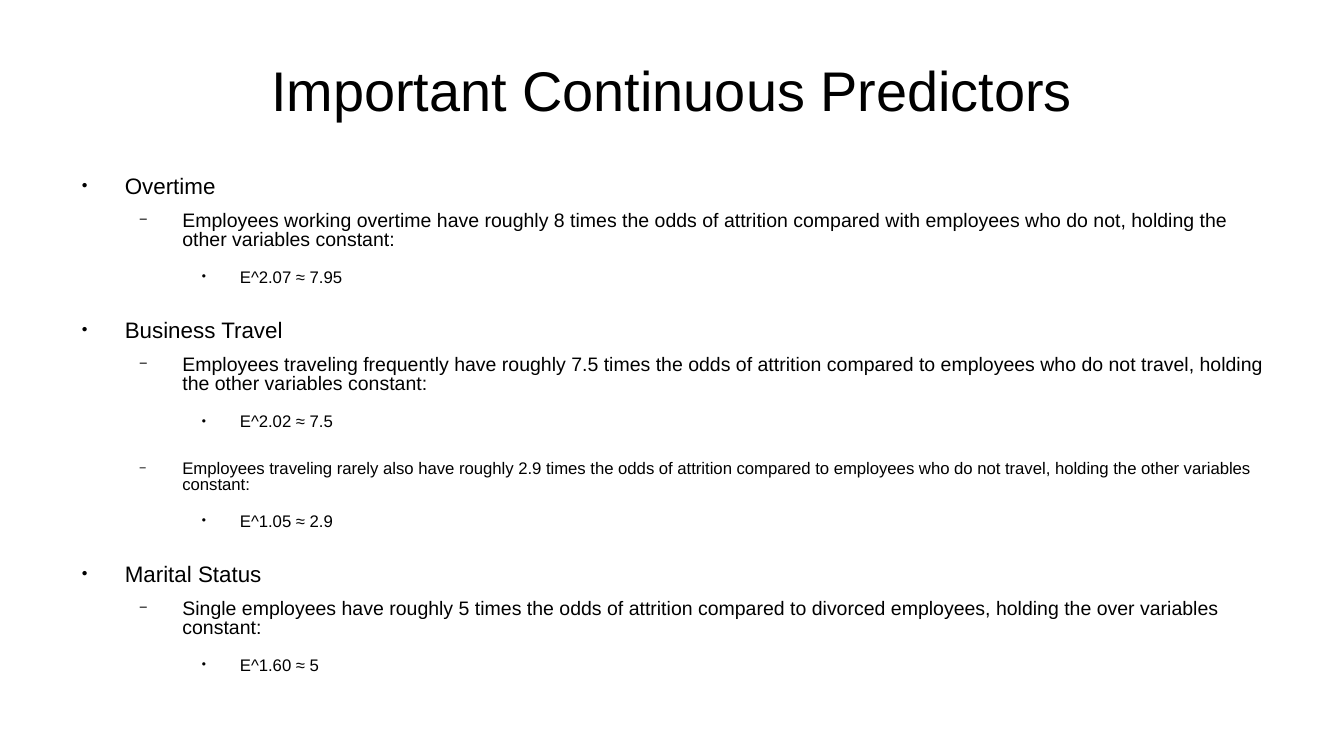
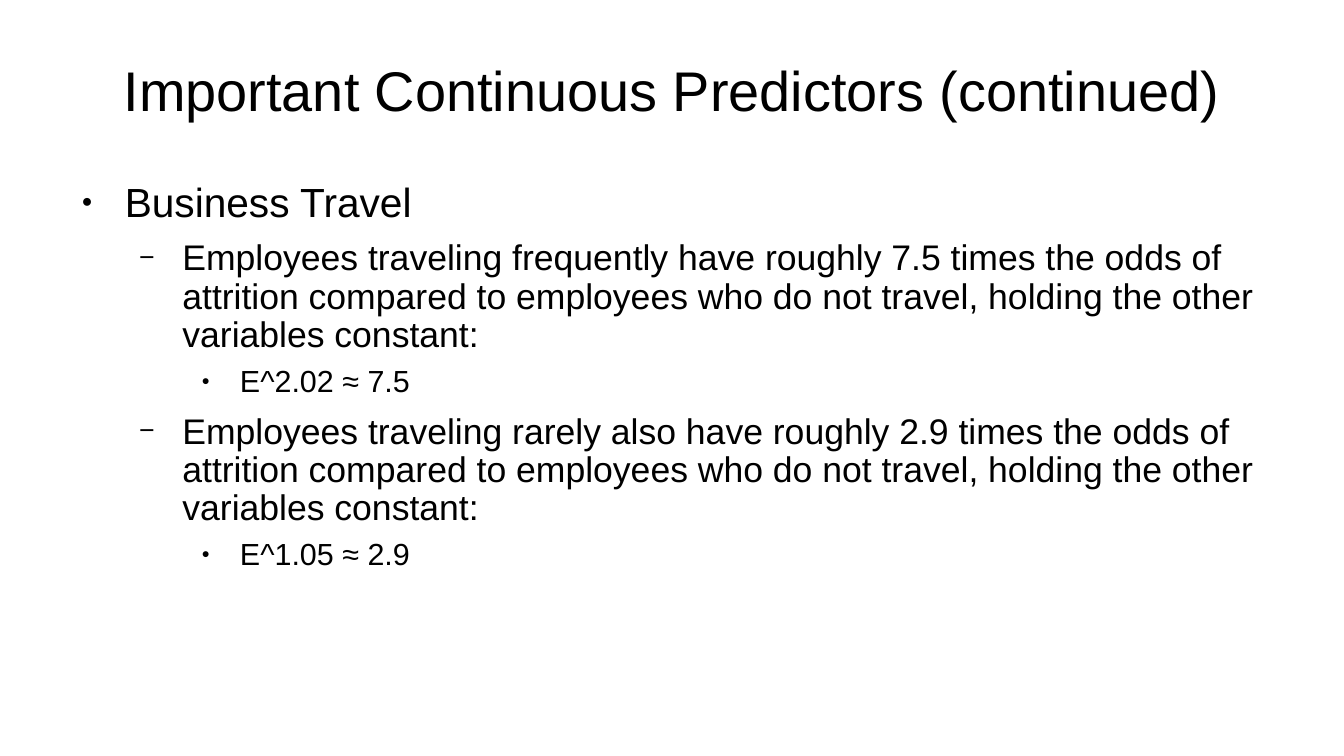
Before and after one commit to sbowler/project-one, a slide deck: slide 17 of presentations/project2_presentation.pptx (slide 15 before the commit). Drawn at 1344x756 pixels with LibreOffice and Linux fonts; fonts in the diff are those of the drawing; background and template pictures are left out. Boxes give left, top, right and bottom in pixels: in the first picture for what was removed or moved away, otherwise in the second. Text is boxed around its words. In the diff, an @@ line names an element or a change of style, - is before the commit and + after.

```diff
--- a/presentations/project2_presentation.pptx
+++ b/presentations/project2_presentation.pptx
@@ title at [124,70,1219,121]: text changed @@
-Important Continuous Predictors
+Important Continuous Predictors (continued)
@@ text "Business Travel" at [125,187,1253,566]: size 13.2 to 24 pt in "Business Travel"; size 11.6 to 21 pt in "Employees traveling frequently have roughly 7.5 times ..."; size 9.9 to 18 pt in "E^2.02 ≈ 7.5", "E^1.05 ≈ 2.9"; size 9.9 to 21 pt in "Employees traveling rarely also have roughly 2.9 ..."; line spacing 0.8 to 1; line spacing 0.8 to 0.9; less space between paragraphs @@
@@ text at [125,177,1227,247]: paragraphs removed @@
-● Overtime
-  − Employees working overtime have roughly 8 times the odds of attrition compared with employees who do not, holding the other variables constant:
-    ● E^2.07 ≈ 7.95
@@ text at [125,565,1218,671]: paragraphs removed @@
-● Marital Status
-  − Single employees have roughly 5 times the odds of attrition compared to divorced employees, holding the over variables constant:
-    ● E^1.60 ≈ 5
```
Also in this commit, not shown: 7 other slides changed, 5 slides added.
